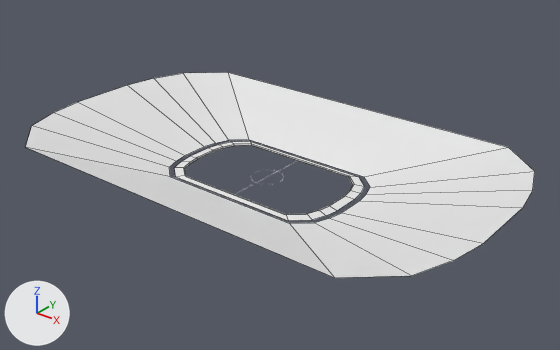
Two versions of the FBX model Assets/Models/Objects/Stadium.fbx, one commit apart.
Rendered twice from a 50 mm camera at (53.0, -63.8, 40.4) aimed at (1.6, 0.4, 0.6). The axes (+X, +Y, +Z) are drawn at lower left. The lights are the same throughout. Mesh edges are drawn as thin lines on the coarser meshes.

Objects in the first picture: 'mesh_Stadium_Seats', 'mesh_Stadium_SignCollision'.
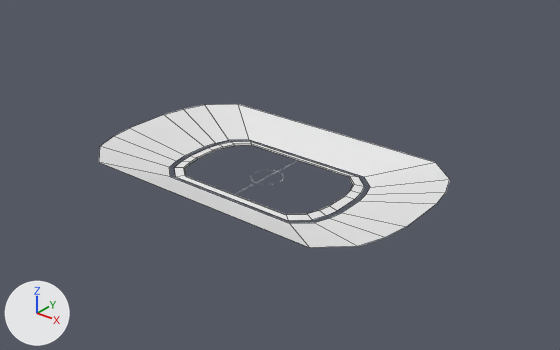
Where the change shows, as pixel boxes (x1, y1, x2, y2) in the pictures (560 x 350 px):
'mesh_Stadium_Seats', reshaped (31% narrower, 30% shorter): before (26, 72, 535, 278); after (99, 104, 450, 248)

Edits to the bpy script that builds the scene:
```text
Change me_plane_001:
    where me_plane_001.from_pydata(...)  # 32 vertices, 16 faces; spans x -29.3..29.3, y -17.6..17.6, z 0.0..3.9
    used by ob_mesh_stadium_seats; location = (0.0, 0.0, 0.0)
    me_plane_001 part 1: all 16 vertices in x -29.3..29.3, y -17.6..17.6, z 3.9 are scaled about their middle by (0.704, 0.704, 1), then moved by (0.0, 0.0, -1.9)
```
